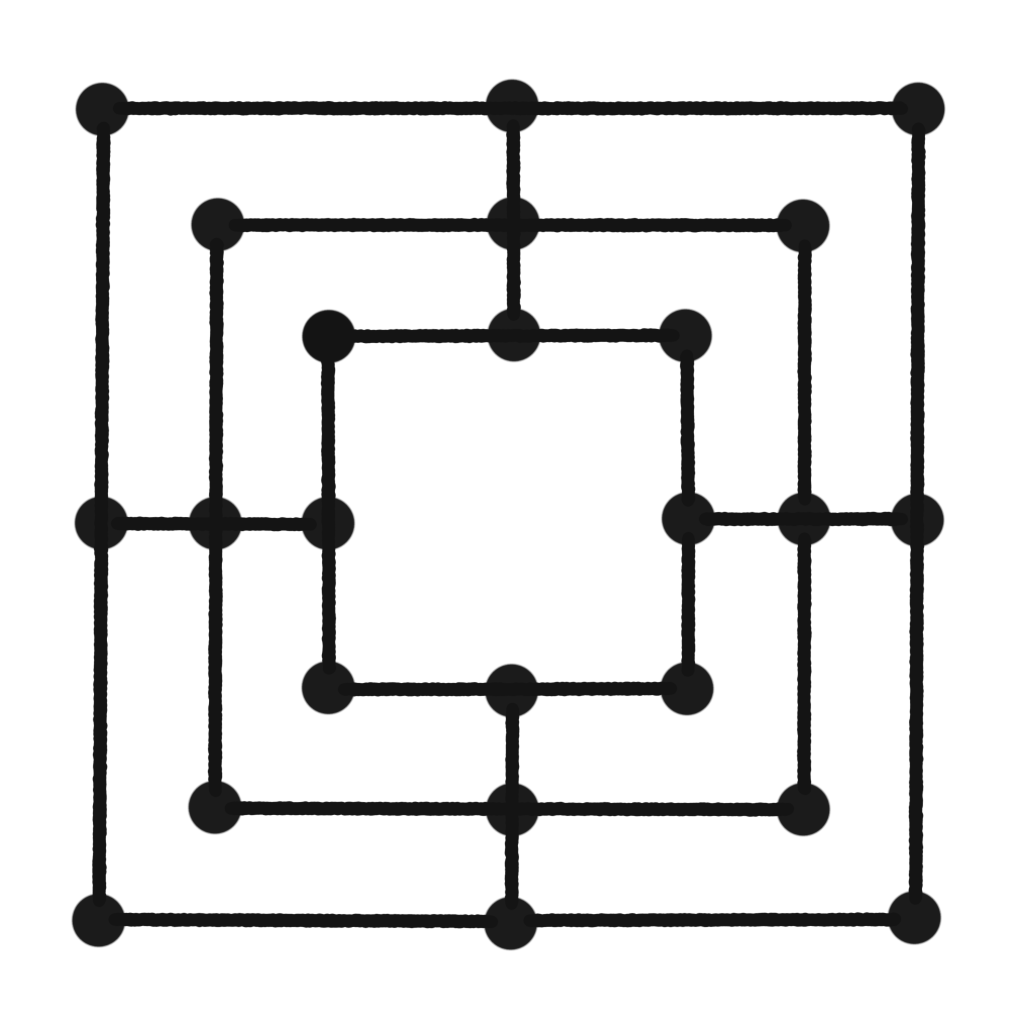
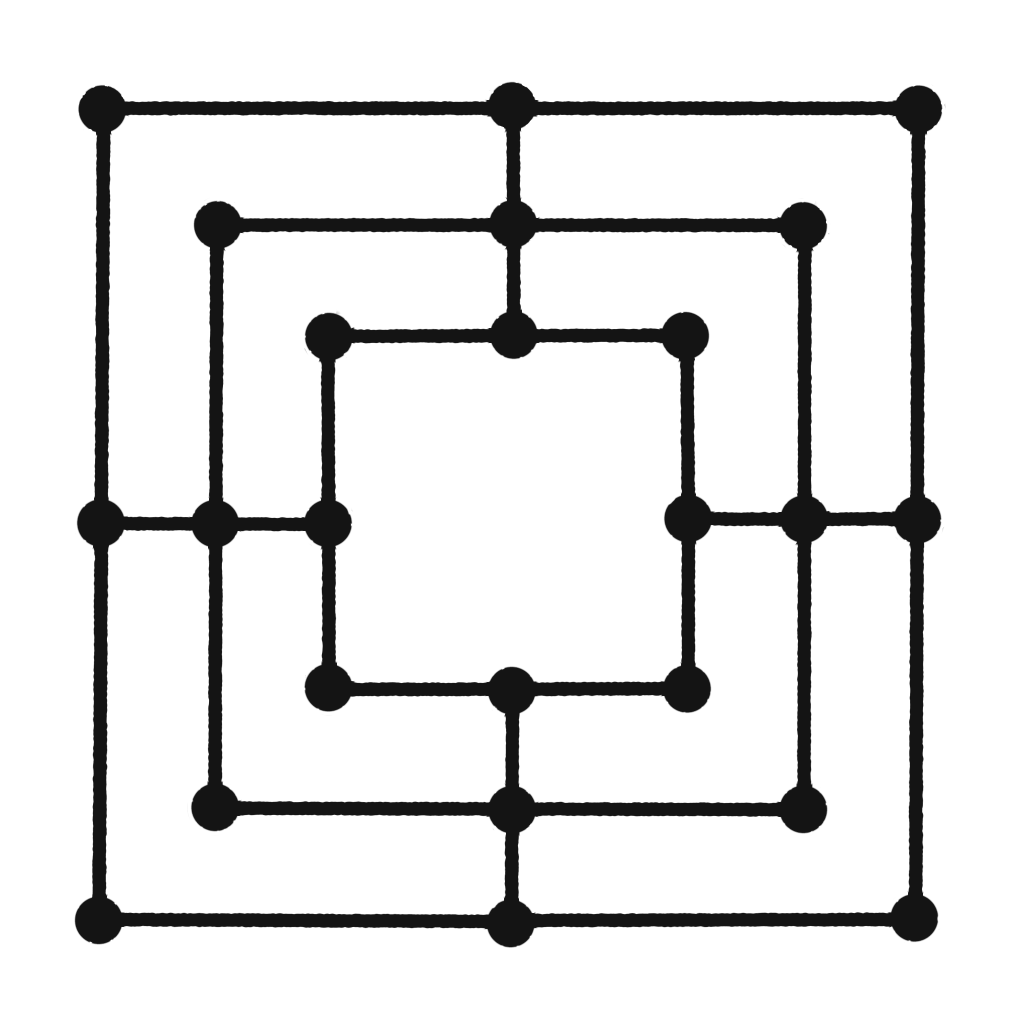
Layers edited between the first and the second w=1024, h=1024 image:
renamed "Paint" to "board_paint-small.png", painted on it over [71, 78, 946, 951]
